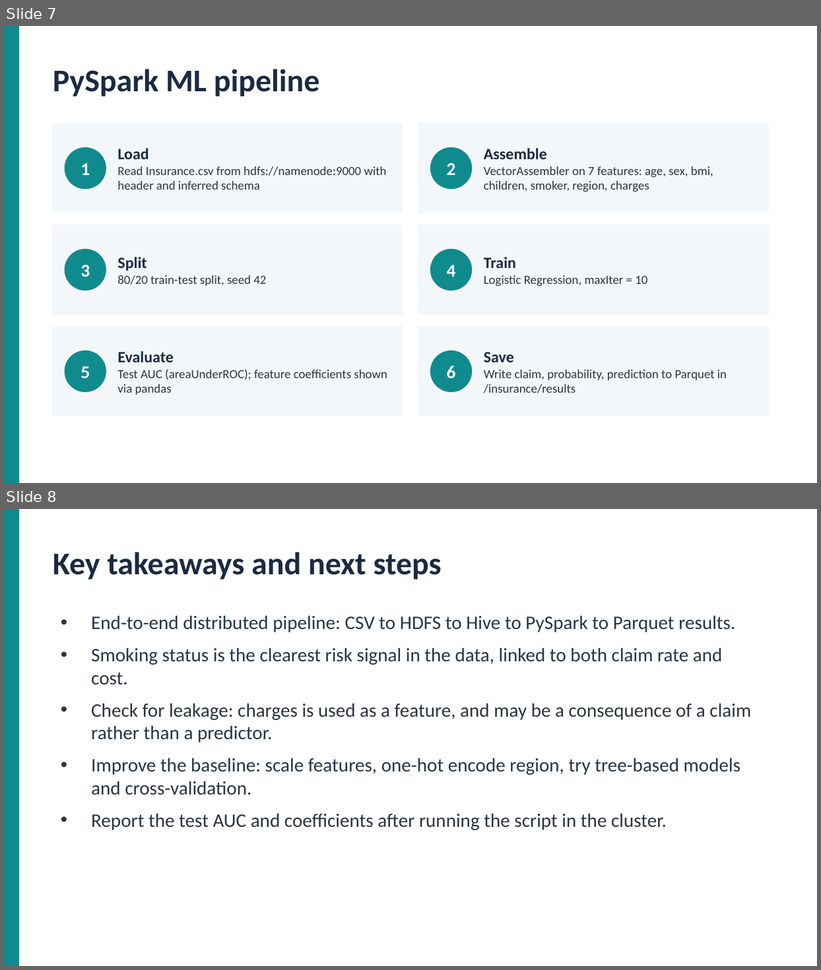
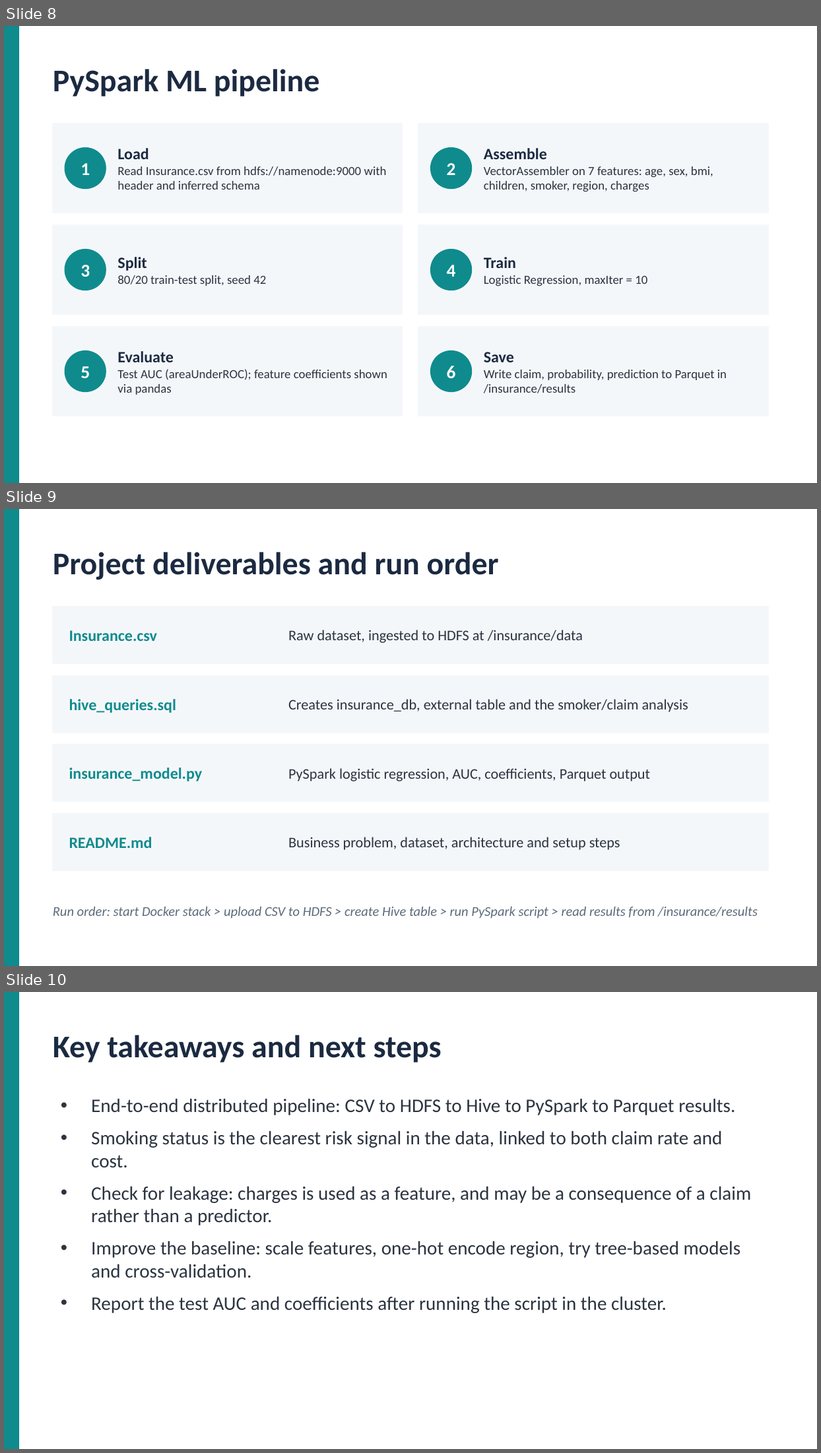
Before and after one commit to prathyodp/Insurance-Claim-Prediction, a slide deck: presentation/Insurance_Claim_Prediction.pptx. Shown one above the other, each under a label of ours: slides 7 and 8 before the commit, slides 8, 9 and 10 after it. The pictures are 821x970 and 821x1453 pixels, drawn with LibreOffice and Linux fonts; fonts in the diff are those of the drawing. Boxes give left, top, right and bottom in pixels: in the first picture for what was removed or moved away, otherwise in the second. Text is boxed around its words. In the diff, an @@ line names an element or a change of style, - is before the commit and + after.

```diff
--- a/presentation/Insurance_Claim_Prediction.pptx
+++ b/presentation/Insurance_Claim_Prediction.pptx
@@ slide 9 added at (4,509,817,966), background #FFFFFF @@
@@ rectangle added at (4,509,19,966), fill #0F8B8D, outline #0F8B8D 1 pt @@
@@ text added at (53,552,499,580), 28 pt, text #1B2A41, bold @@
+Project deliverables and run order
@@ rectangle added at (53,607,768,663), fill #F4F7FA, outline #F4F7FA 1 pt @@
@@ text added at (69,630,158,641), 14 pt, text #0F8B8D, bold @@
+Insurance.csv
@@ text added at (288,630,583,643), 13 pt, text #2B3440 @@
+Raw dataset, ingested to HDFS at /insurance/data
@@ rectangle added at (53,676,768,733), fill #F4F7FA, outline #F4F7FA 1 pt @@
@@ text added at (69,699,176,713), 14 pt, text #0F8B8D, bold @@
+hive_queries.sql
@@ text added at (288,699,688,712), 13 pt, text #2B3440 @@
+Creates insurance_db, external table and the smoker/claim analysis
@@ rectangle added at (53,745,768,802), fill #F4F7FA, outline #F4F7FA 1 pt @@
@@ text added at (69,768,203,782), 14 pt, text #0F8B8D, bold @@
+insurance_model.py
@@ text added at (288,768,650,782), 13 pt, text #2B3440 @@
+PySpark logistic regression, AUC, coefficients, Parquet output
@@ rectangle added at (53,814,768,871), fill #F4F7FA, outline #F4F7FA 1 pt @@
@@ text added at (69,837,152,848), 14 pt, text #0F8B8D, bold @@
+README.md
@@ text added at (288,837,620,850), 13 pt, text #2B3440 @@
+Business problem, dataset, architecture and setup steps
@@ text added at (53,906,758,919), 12 pt, text #5C6B7A, italic @@
+Run order: start Docker stack > upload CSV to HDFS > create Hive table > run PySpark script > read results from /insurance/results
@@ what was slide 7 is now slide 8 @@
@@ what was slide 8 is now slide 10 @@
```
Also in this commit, not shown: 1 other slide added.
